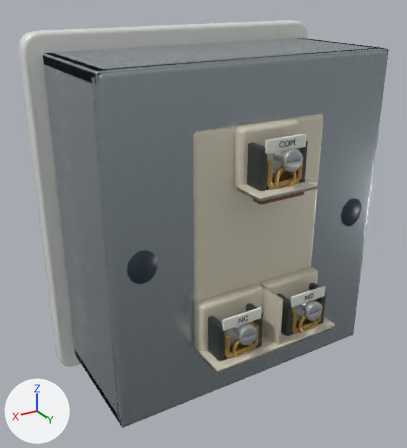
An edit to the glTF model lab/public/models/pushbutton_stop-button.glb, drawn before and after from the same camera.
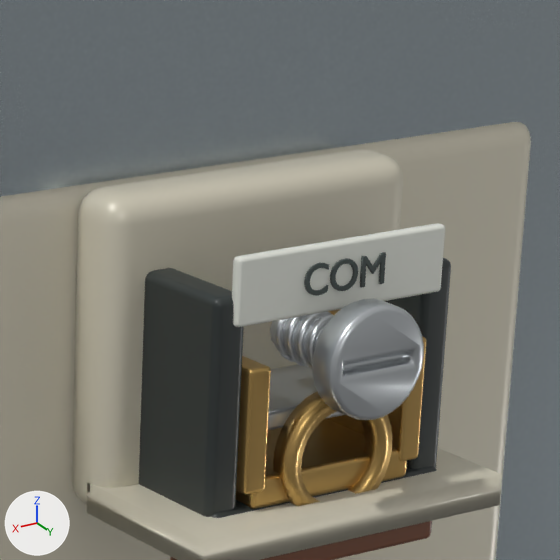
The first picture shows the older version from a camera (50 mm lens) standing at (0.798, 1.323, 1.253) and looking at (0.031, 0.045, 0.614). The close-ups show the older and then the newer version on the part from 54% to 81% of the width and 20% to 44% of the height of that picture. Only the edits that show in the close-ups are written down. Every picture has the same lights, and +X, +Y and +Z are marked at lower left. Where no turn or scale is listed for an object, it has been applied to the vertices. Vertices at exactly the same position are counted once.

Objects in the first close-up: 'Moulded conductor identification', 'Moulded terminal legend pad', 'detail:terminal-clamp:COM · Detail machined brass', 'detail:terminal-clamp:COM · Detail moulded engineering polymer', 'detail:terminal-clamp:COM · Detail zinc plated fixing', 'mark:COM', 'part:body · Original 2a8198d3', 'part:terminals · Original 5a609f27'.
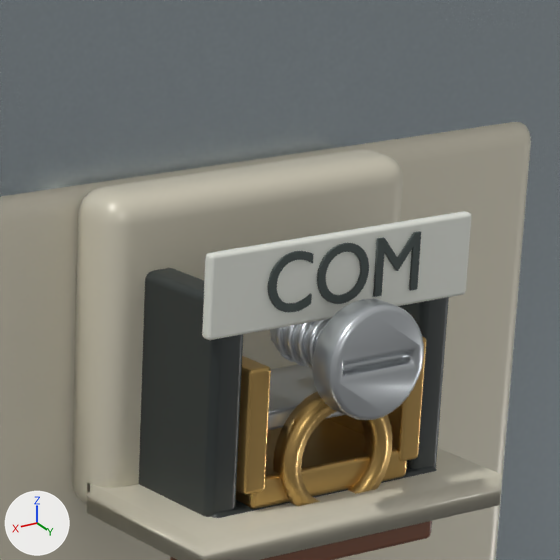
What changed in the scene script:
```text
Change me_moulded_marking:
    used by ob_mark_com; location = (0.0, 0.3585, 0.9182)
    remove me_moulded_marking.from_pydata(...)  # 2508 vertices, 5008 faces; spans x -0.0218..0.0223, y -0.0006..0.0006, z -0.0063..0.008
    add me_moulded_marking.from_pydata(...)  # 2508 vertices, 5008 faces; spans x -0.0413..0.0423, y -0.0006..0.0006, z -0.0119..0.015
    me_moulded_marking part 1: 2508 of 2508 vertices moved; they spanned x -0.0218..0.0223, y -0.0006..0.0006, z -0.0063..0.008 and now span x -0.0413..0.0423, y -0.0006..0.0006, z -0.0119..0.015; mean shift (0.0058, 0.0, 0.0008)
Change me_cube_032:
    used by ob_moulded_terminal_legend_pad; location = (0.0, 0.3545, 0.9182)
    remove me_cube_032.from_pydata(...)  # 96 vertices, 188 faces; spans x -0.0575..0.0575, y -0.003..0.003, z -0.0155..0.0155
    add me_cube_032.from_pydata(...)  # 96 vertices, 188 faces; spans x -0.0725..0.0725, y -0.003..0.003, z -0.019..0.019
    me_cube_032 part 2: all 24 vertices in x -0.0575..-0.0555, y -0.003..0.003, z 0.0135..0.0155 are moved by (-0.015, 0.0, 0.0035)
    me_cube_032 part 3: all 24 vertices in x 0.0555..0.0575, y -0.003..0.003, z -0.0155..-0.0135 are moved by (0.015, 0.0, -0.0035)
    me_cube_032 part 4: all 24 vertices in x 0.0555..0.0575, y -0.003..0.003, z 0.0135..0.0155 are moved by (0.015, 0.0, 0.0035)
    other edits to the shape of me_cube_032 do not show in these pictures
```

Pixel boxes [x1, y1, x2, y2] of what changed, in the close-ups (560 x 560 px; the box of a moved part takes in the faces that stretch with it):
'Moulded terminal legend pad', reshaped (26% wider, 24% taller): before [232, 223, 445, 327]; after [202, 211, 471, 340]
part 1 of me_moulded_marking, moved or reshaped: before [304, 252, 386, 296]; after [268, 231, 421, 312]
part 2 of me_cube_032, moved or reshaped: before [439, 224, 445, 288]; after [464, 212, 471, 291]
part 3 of me_cube_032, moved or reshaped: before [233, 230, 444, 327]; after [203, 218, 470, 340]
part 4 of me_cube_032, moved or reshaped: before [232, 223, 444, 324]; after [202, 211, 470, 337]
